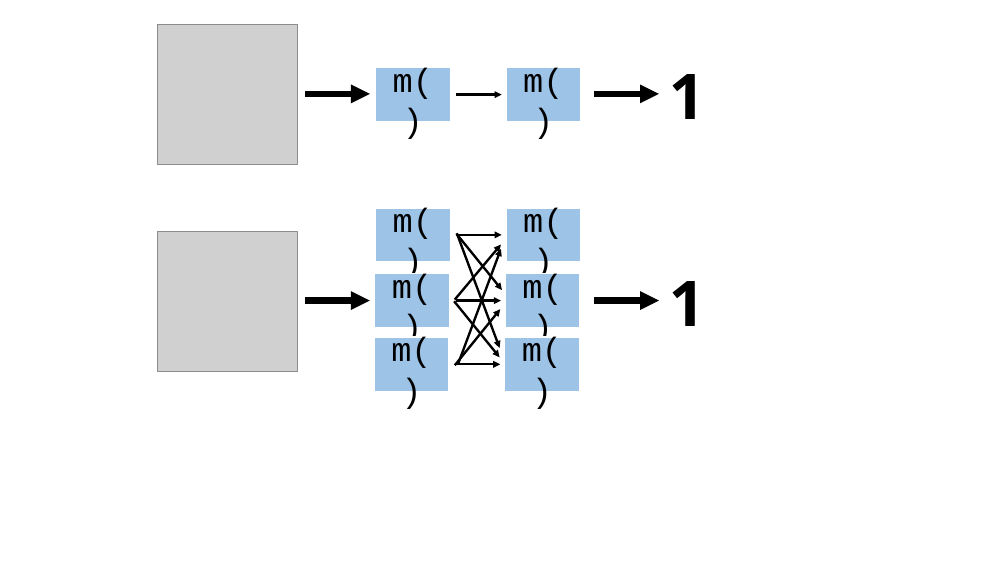
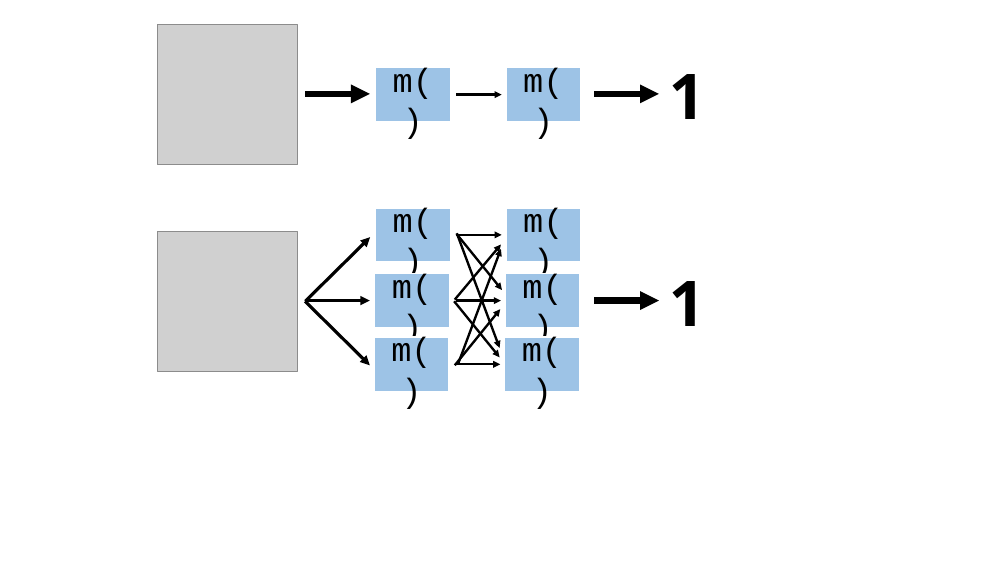
Before and after one commit to UpGado/upgado.github.io, a slide deck: slide 2 of _posts/material/nn1.pptx. Drawn at 1008x567 pixels with LibreOffice and Linux fonts; fonts in the diff are those of the drawing; grey boxes stand for pictures. Boxes give left, top, right and bottom in pixels: in the first picture for what was removed or moved away, otherwise in the second. Text is boxed around its words. In the diff, an @@ line names an element or a change of style, - is before the commit and + after.

```diff
--- a/_posts/material/nn1.pptx
+++ b/_posts/material/nn1.pptx
@@ arrow added from (306, 301) to (371, 237), #000000 3 pt @@
@@ arrow (305, 301) - (370, 301): stroke #000000 6 pt to #000000 3 pt @@
@@ arrow added from (305, 301) to (370, 365), #000000 3 pt @@
```
Also in this commit, not shown: 1 other slide changed, 2 other files.
